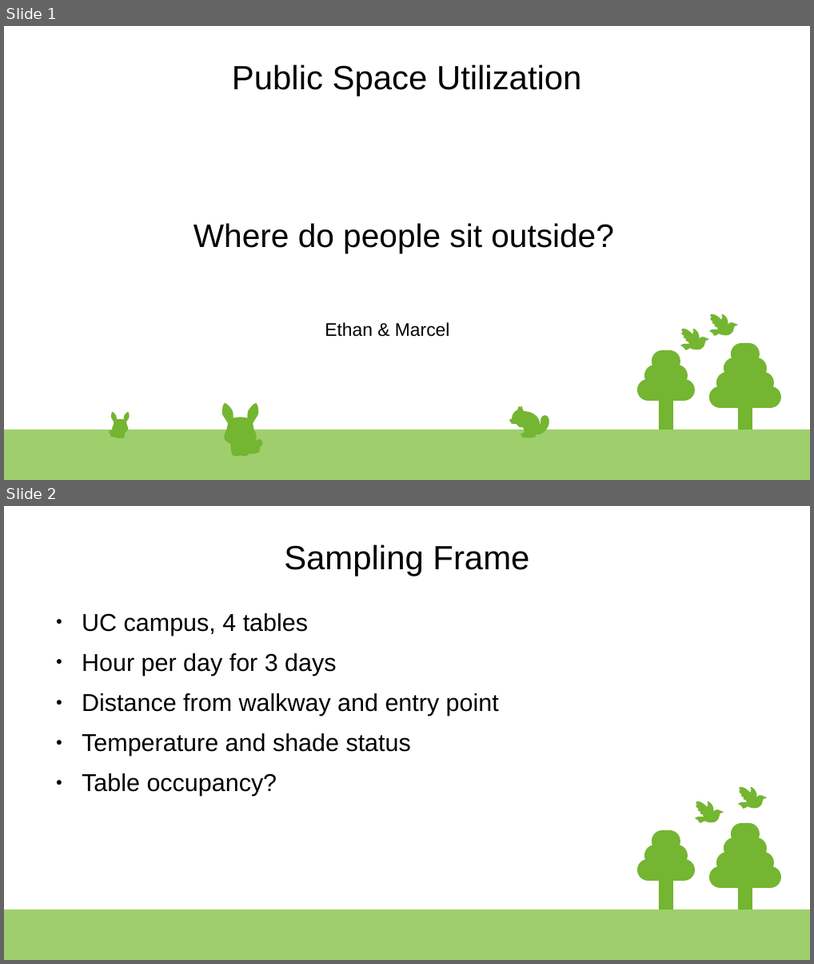
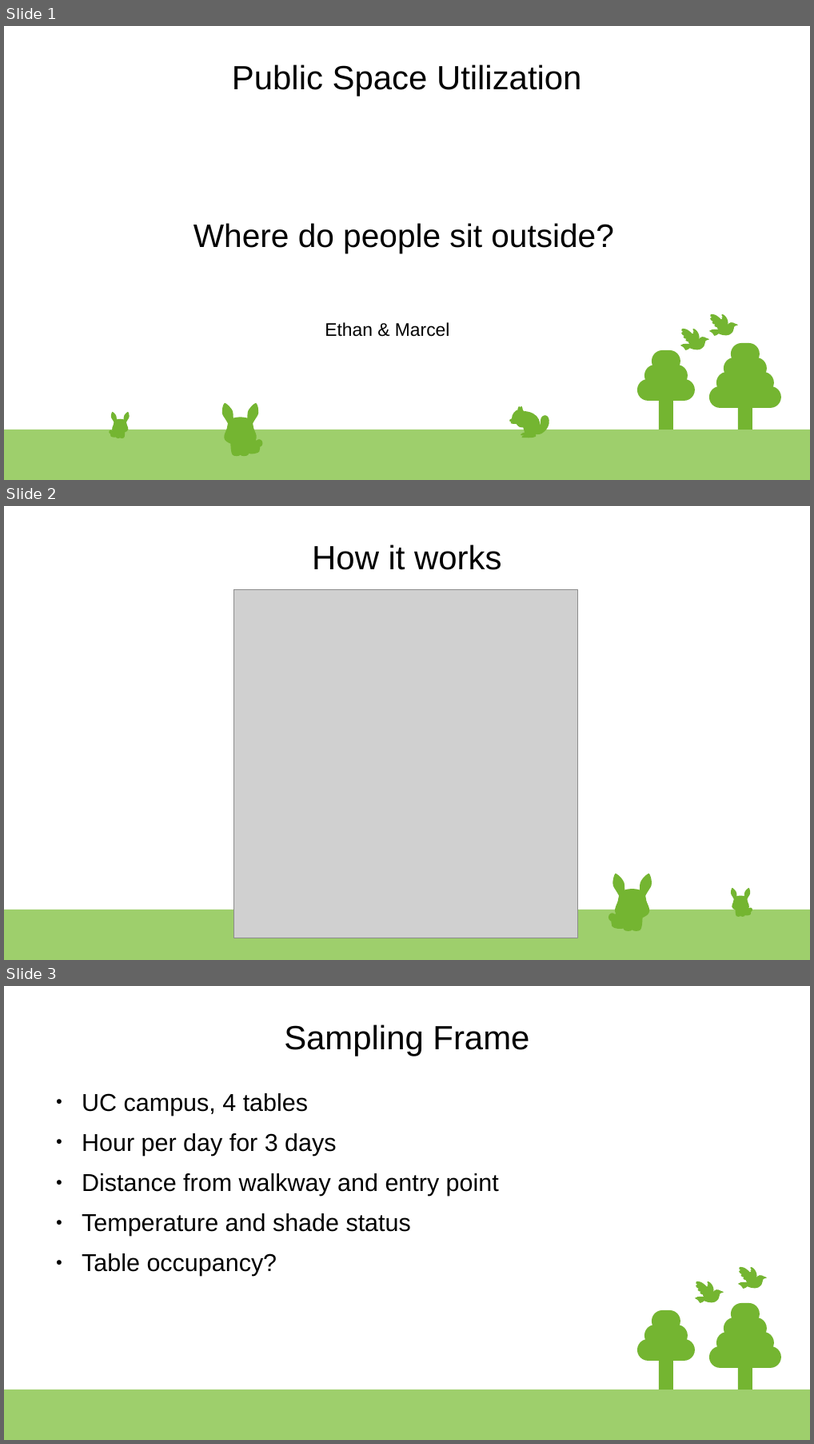
Before and after one commit to toodaltat/sampling_methods, a slide deck: 04_report/02_ethan_marcel.odp. Shown one above the other, each under a label of ours: slides 1 and 2 before the commit, slides 1, 2 and 3 after it. The pictures are 814x964 and 814x1444 pixels, drawn with LibreOffice and Linux fonts; fonts in the diff are those of the drawing; grey boxes stand for pictures. Boxes give left, top, right and bottom in pixels: in the first picture for what was removed or moved away, otherwise in the second. Text is boxed around its words. In the diff, an @@ line names an element or a change of style, - is before the commit and + after.

```diff
--- a/04_report/02_ethan_marcel.odp
+++ b/04_report/02_ethan_marcel.odp
@@ slide 2 added at (4,506,810,960), background #FFFFFF; not listed: 1 template element that a slide beside it also shows @@
@@ title added at (312,544,502,570), 33 pt, text #000000 @@
+How it works
@@ picture added at (234,590,578,939) @@
@@ group added at (609,873,652,931): 23 freeform shapes @@
@@ group added at (731,888,753,916): 23 freeform shapes @@
@@ what was slide 2 is now slide 3 @@
```
Also in this commit, not shown: 1 slide removed.
